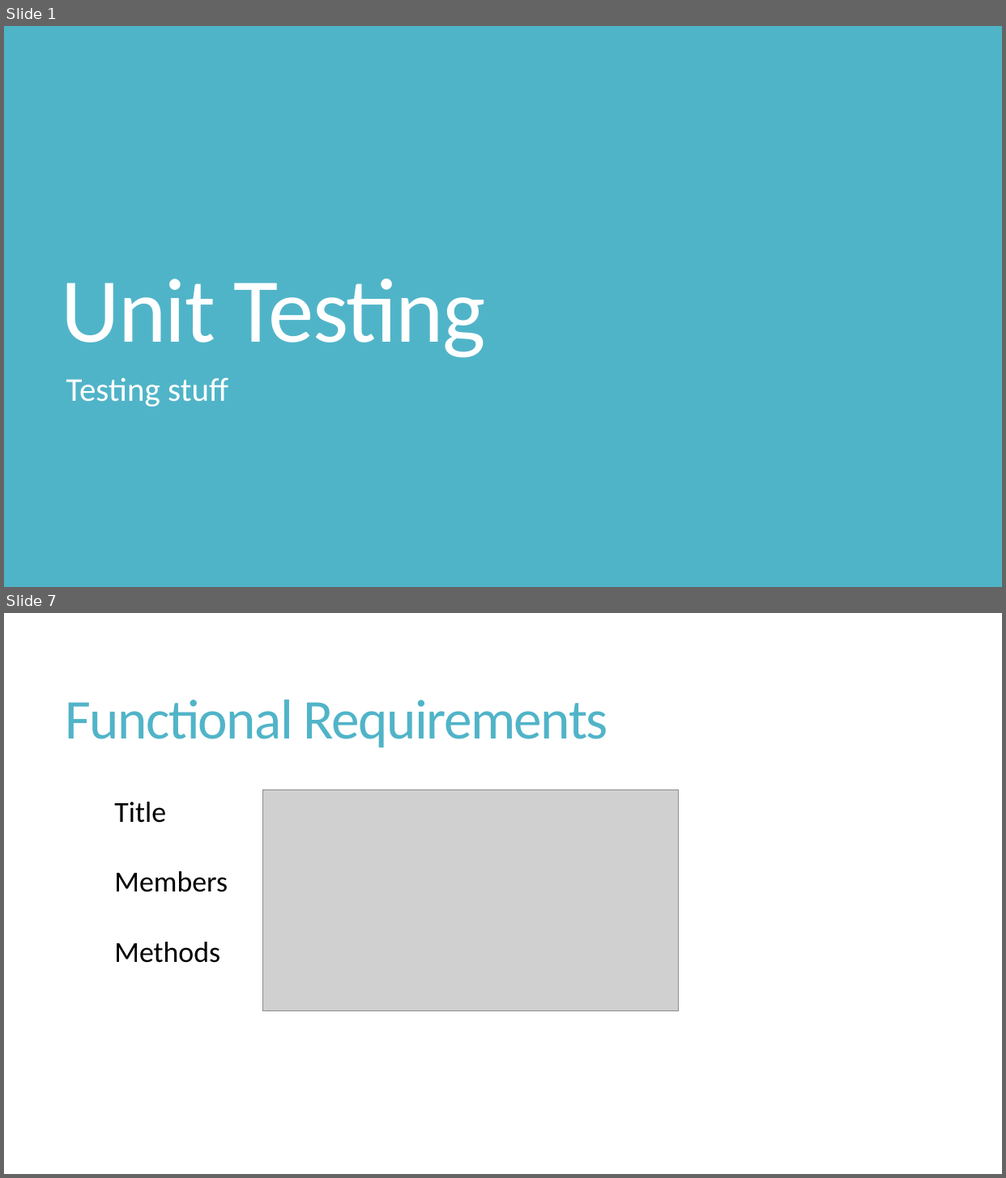
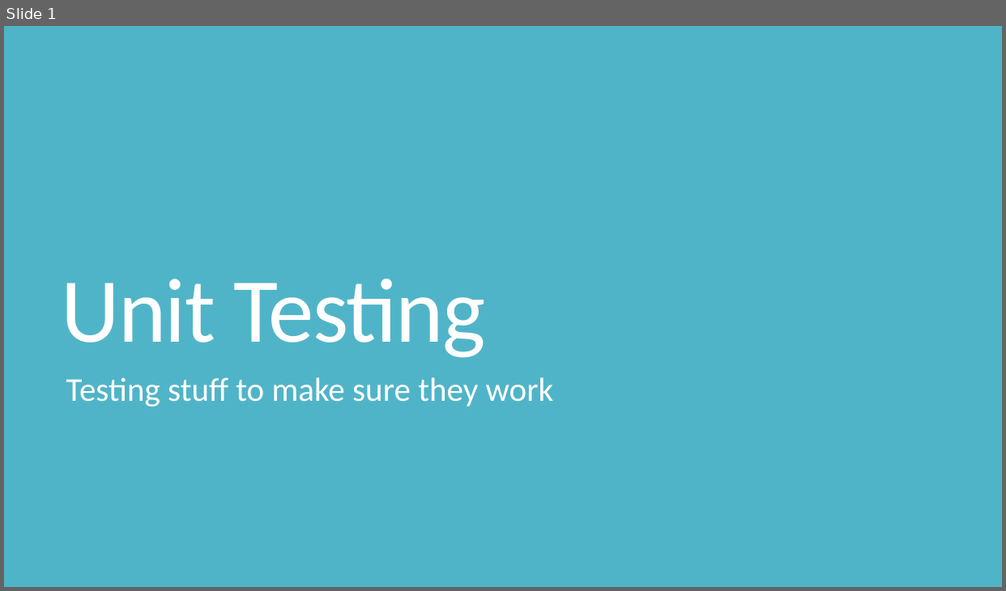
Before and after one commit to shabbir-hussain/ecse321tutorials, a slide deck: 04-UnitTesting.pptx. Shown one above the other, each under a label of ours: slides 1 and 7 before the commit, slide 1 after it; the slides between them are not shown. The pictures are 1006x1178 and 1006x591 pixels, drawn with LibreOffice and Linux fonts; fonts in the diff are those of the drawing; grey boxes stand for pictures. Boxes give left, top, right and bottom in pixels: in the first picture for what was removed or moved away, otherwise in the second. Text is boxed around its words. In the diff, an @@ line names an element or a change of style, - is before the commit and + after.

```diff
--- a/04-UnitTesting.pptx
+++ b/04-UnitTesting.pptx
@@ slide 7 removed at (x1=4, y1=613, x2=1002, y2=1174), background #FFFFFF @@
@@ title removed at (x1=66, y1=700, x2=608, y2=747) @@
-Functional Requirements
@@ text removed at (x1=114, y1=802, x2=228, y2=963) @@
-Title
-Members
-Methods
@@ picture removed at (x1=263, y1=790, x2=679, y2=1012) @@
@@ slide 1 changed as well @@
@@ subtitle at (x1=66, y1=378, x2=554, y2=407): text changed @@
-Testing stuff
+Testing stuff to make sure they work
```
Also in this commit, not shown: 1 other slide changed, 19 slides added, 11 other slides removed, 11 other files.
